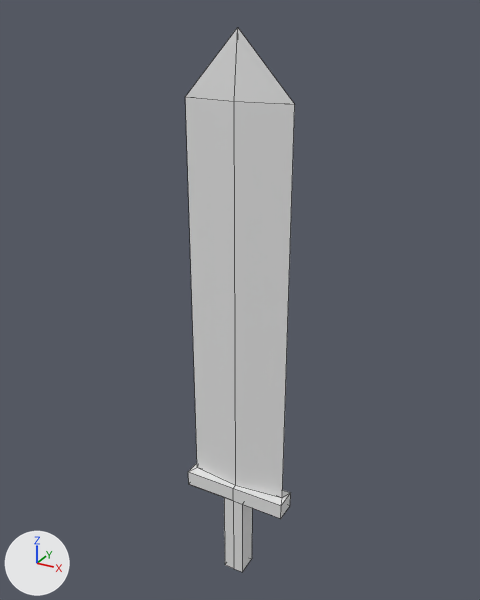
Renders of the Blender file Assets/Models/Characters/sword.blend from each side of a commit.
Camera for both pictures: a 50 mm lens placed at (0.495, -0.894, 1.025), pointed at (-0.011, 0.027, 0.565). The lights are fixed; the arrows at lower left show +X, +Y and +Z. Mesh edges are drawn as thin lines.

The older version as bpy lines, for what is in view:
```python
mat_material = principled_material('Material')
mat_material.base_color = (0.8, 0.8, 0.8)  # white #e7e7e7
mat_material.roughness = 0.4
me_cube = bpy.data.meshes.new('Cube')
me_cube.from_pydata(...)  # 33 vertices, 36 faces; spans x -0.02..0.02, y -0.1..0.1, z 0.0..1.0
me_cube.materials.append(mat_material)  # white #e7e7e7
ob_cube = bpy.data.objects.new('Cube', me_cube)
ob_cube.location = (0.0, 0.0, 0.0)
ob_cube.rotation_euler = (0.0, 0.0, 1.571)  # degrees (0, 0, 90)
```
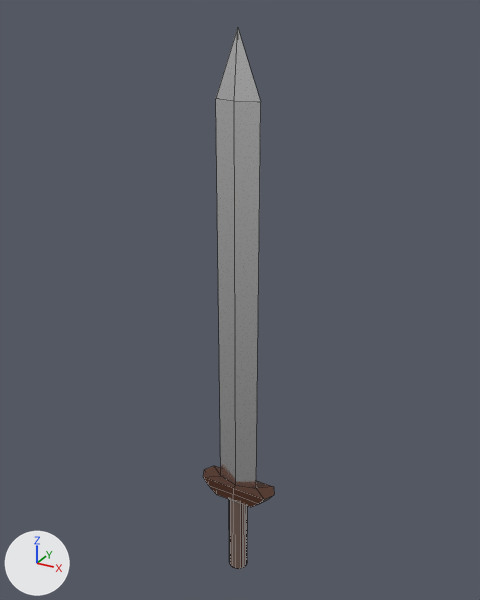
Changed parts and their boxes (x1, y1, x2, y2) in the pictures (480 x 600 px):
'Cube', surface changed, reshaped, modifiers changed (35% narrower): before (185, 28, 295, 572); after (203, 28, 274, 569)
part 1 of me_cube, added: after (229, 499, 248, 569)
part 2 of me_cube, cut back: before (185, 28, 295, 572); after (203, 28, 274, 507)

Edits to the bpy script that builds the scene:
```text
Add img_sword_color:
    img_sword_color = load_image('sword color', 'textures/sword color.png', 1024, 1024, 'sRGB')
Change mat_material:
    where n1 = _N.new('ShaderNodeBsdfPrincipled'); n1.name = 'Principled BSDF'
    n1.inputs[2].default_value: 0.4 -> 0.178  # 'Roughness'
    add n2 = _N.new('ShaderNodeTexImage'); n2.name = 'Image Texture'
    add n2.image = img_sword_color
    add _L.new(n2.outputs[0], n1.inputs[0])  # 'Color' to 'Base Color'
    add _L.new(n2.outputs[0], n1.inputs[1])  # 'Color' to 'Metallic'
Change me_cube:
    used by ob_cube; location = (0.0, 0.0, 0.0); rotation_euler = (0.0, 0.0, 1.571), in degrees (0, 0, 90)
    remove me_cube.from_pydata(...)  # 33 vertices, 36 faces; spans x -0.02..0.02, y -0.1..0.1, z 0.0..1.0
    add me_cube.from_pydata(...)  # 62 vertices, 38 faces; spans x -0.02..0.02, y -0.076..0.0, z 0.0..1.0
    me_cube part 1: a new loose piece of 34 vertices spanning x -0.018..0.018, y -0.018..0.0, z 0.0..0.17, in mat_material
    me_cube part 2
    22 vertices are removed from x -0.02..0.02, y -0.1..0.1, z 0.0..0.9
    36 faces are deleted
    17 vertices are added at x -0.02..0.02, y -0.076..0.0, z 0.17..0.9
    21 new faces join them
Change ob_cube:
    add _m = ob_cube.modifiers.new('Mirror', 'MIRROR')
    add _m.use_axis = (False, True, False)
    add _m.use_clip = True
```
